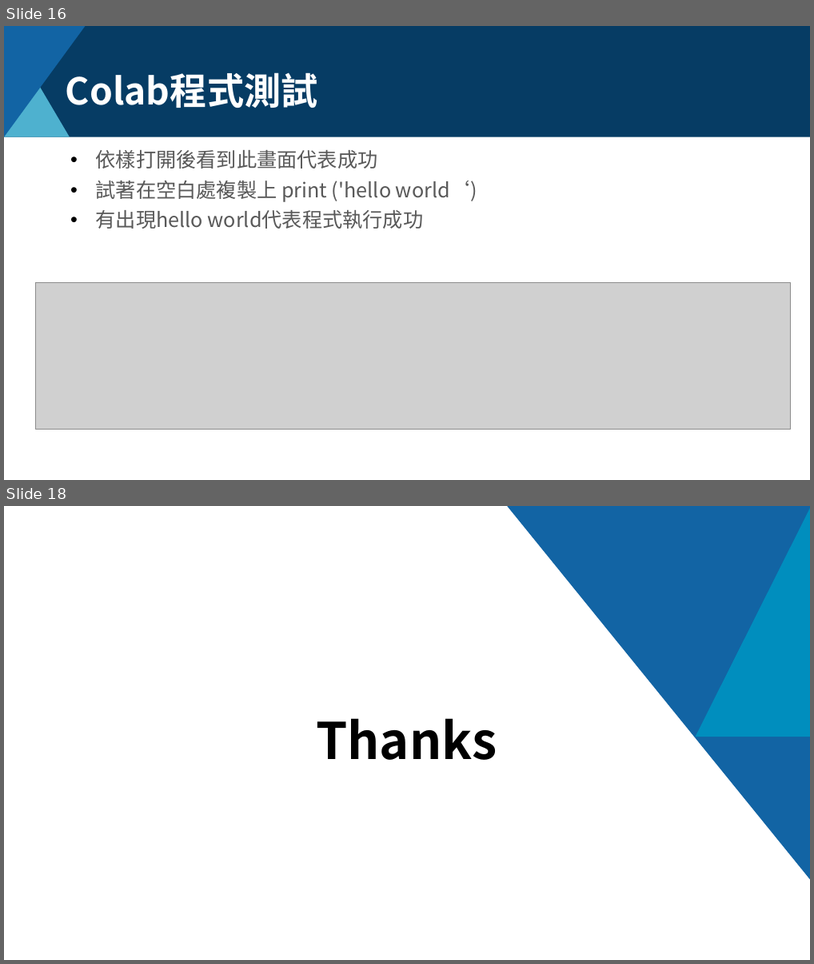
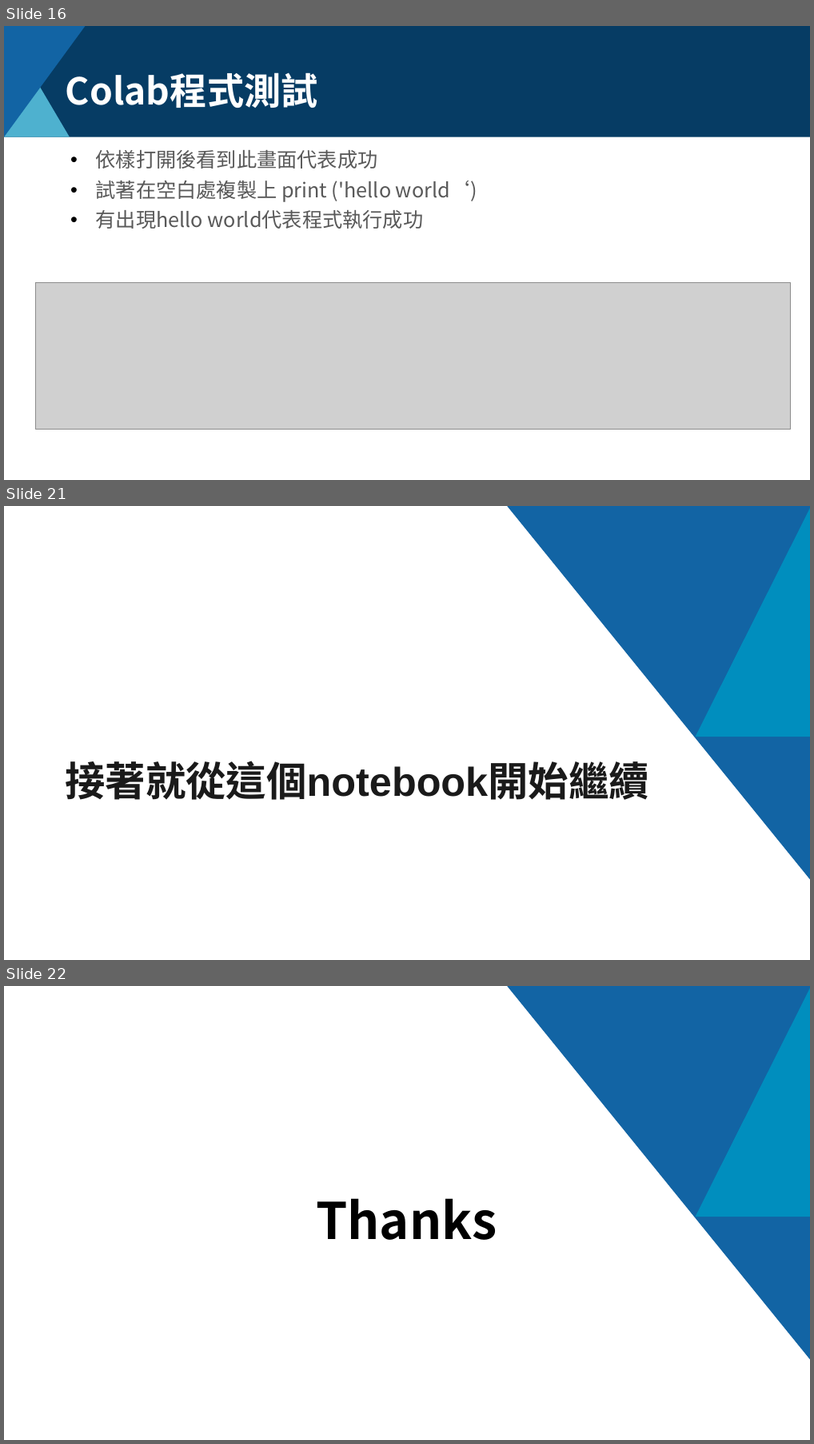
Before and after one commit to KevinChuo/AI_Training_Program, a slide deck: Preview教學/Colab教學.pptx. Shown one above the other, each under a label of ours: slides 16 and 18 before the commit, slides 16, 21 and 22 after it; the slides between them are not shown. The pictures are 814x964 and 814x1444 pixels, drawn with LibreOffice and Linux fonts; fonts in the diff are those of the drawing; grey boxes stand for pictures; background and template pictures are left out. Boxes give left, top, right and bottom in pixels: in the first picture for what was removed or moved away, otherwise in the second. Text is boxed around its words. In the diff, an @@ line names an element or a change of style, - is before the commit and + after.

```diff
--- a/Preview教學/Colab教學.pptx
+++ b/Preview教學/Colab教學.pptx
@@ slide 21 added at [4, 506, 810, 960], background #FFFFFF; not listed: 2 template elements that a slide beside it also shows @@
@@ title added at [65, 760, 650, 800], 48 pt, text #1A1A1A, bold @@
+接著就從這個notebook開始繼續
@@ what was slide 18 is now slide 22 @@
```
Also in this commit, not shown: 1 slide changed, 4 other slides added, 1 slide removed, 6 other files.
